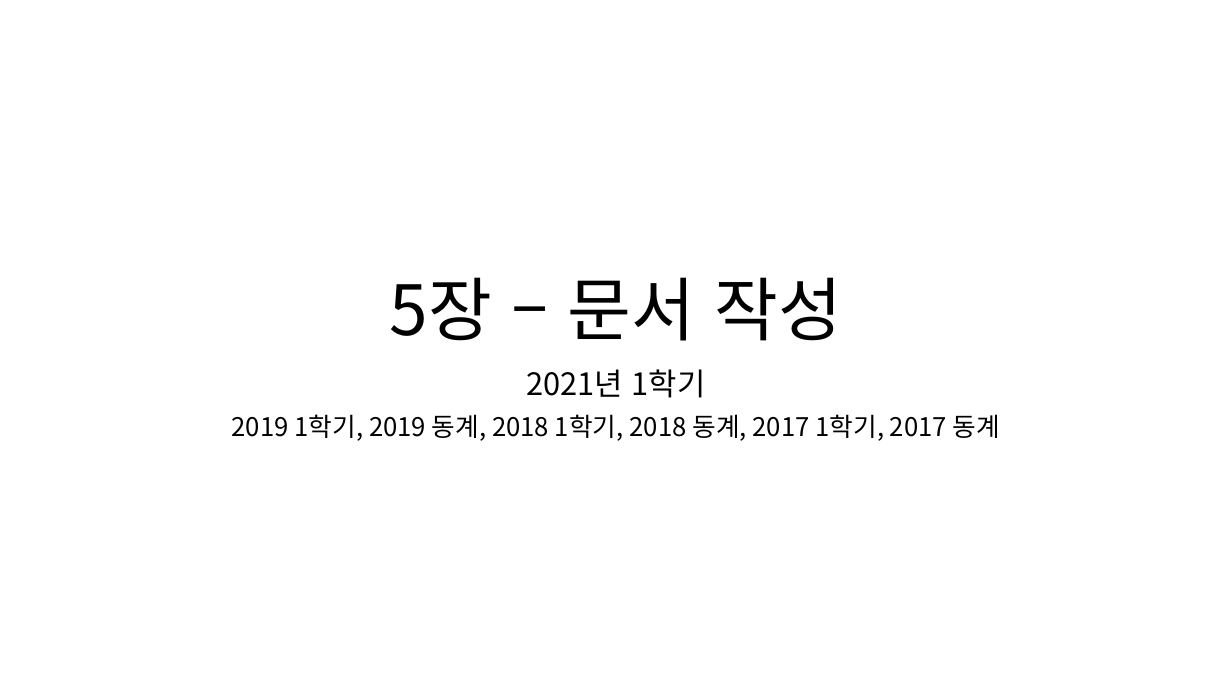
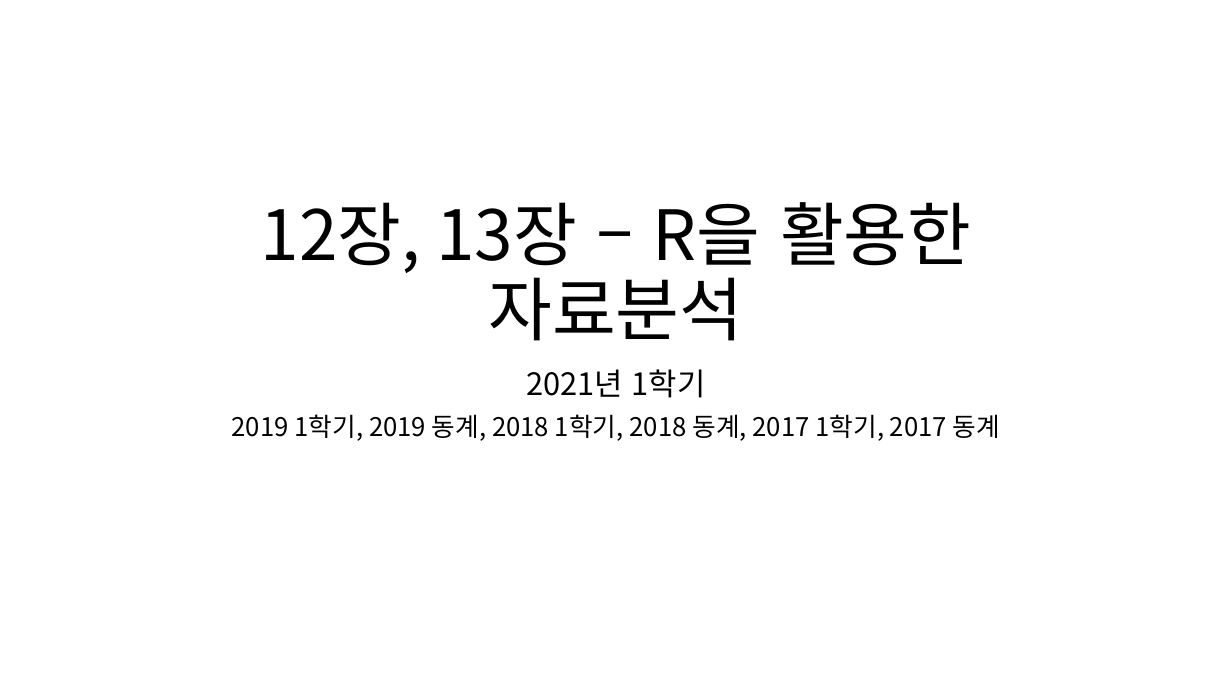
Before and after one commit to kukaro/Introduction-Data-Processing, a slide deck: slide 1 of sample-question/5장 – 문서 작성.pptx. Drawn at 1232x693 pixels with LibreOffice and Linux fonts; fonts in the diff are those of the drawing. Boxes give left, top, right and bottom in pixels: in the first picture for what was removed or moved away, otherwise in the second. Text is boxed around its words. In the diff, an @@ line names an element or a change of style, - is before the commit and + after.

```diff
--- a/sample-question/5장 – 문서 작성.pptx
+++ b/sample-question/5장 – 문서 작성.pptx
@@ title at (261, 202, 971, 341): text changed @@
-5장 – 문서 작성
+12장, 13장 – R을 활용한 자료분석
```
Also in this commit, not shown: 4 other slides changed, 10 slides added, 4 slides removed, 1 other file.
